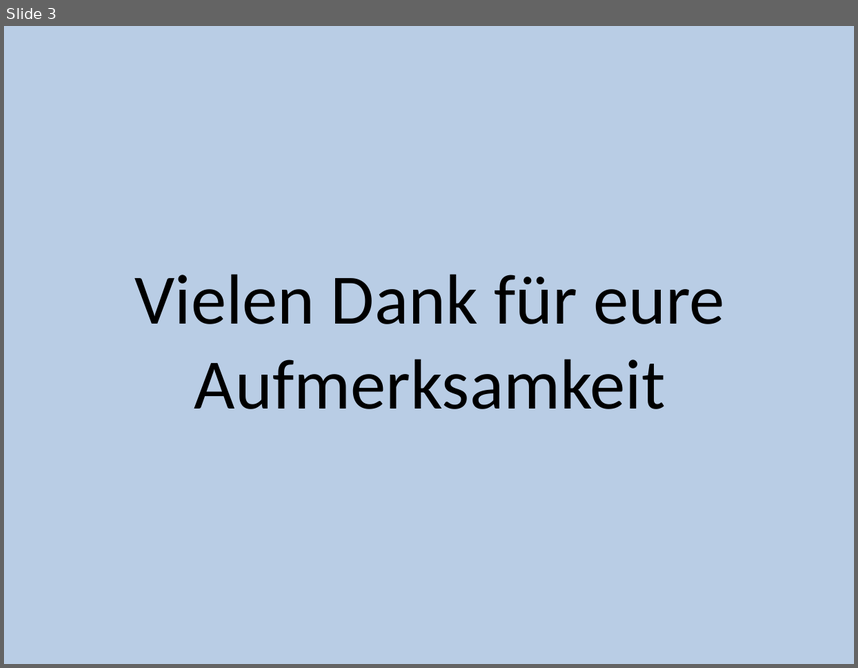
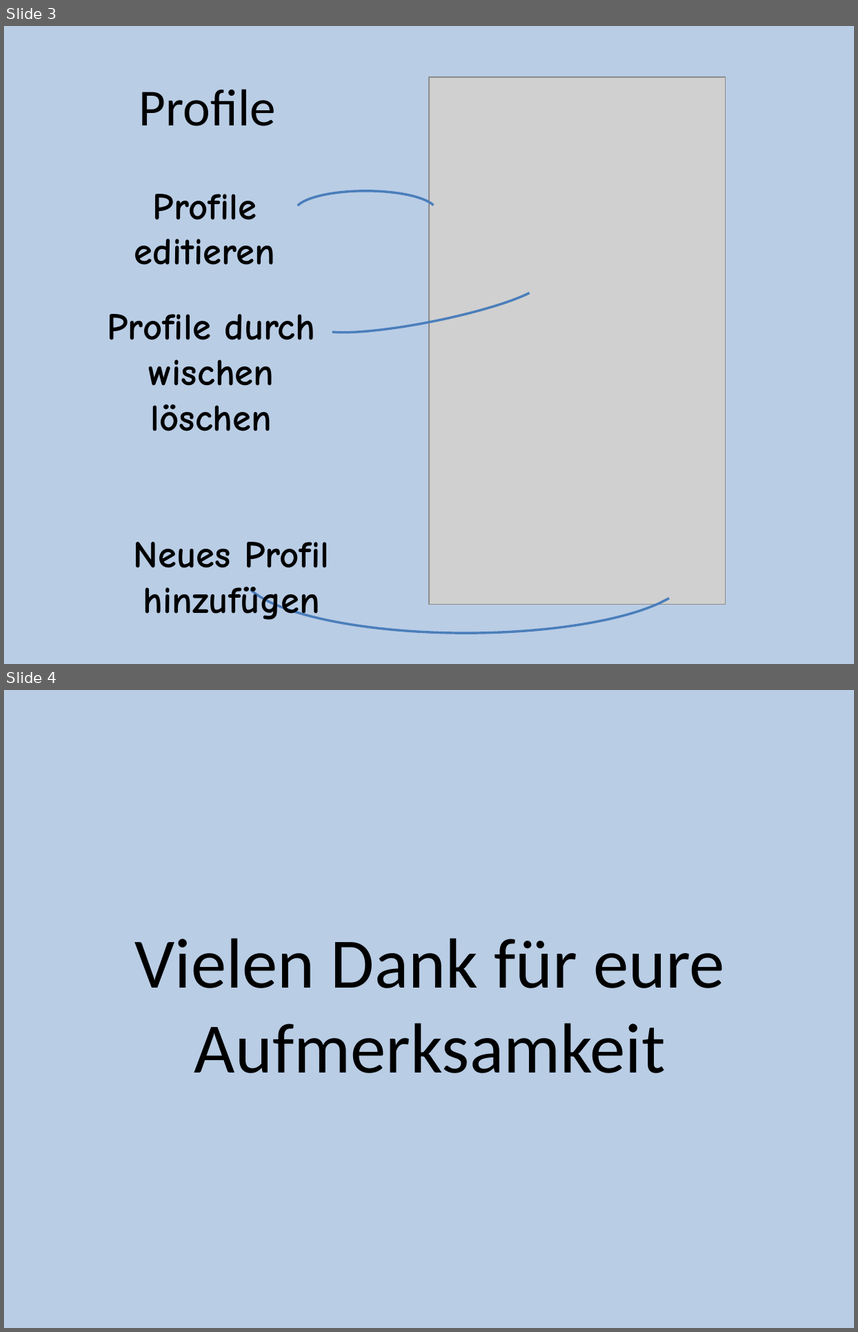
Before and after one commit to Tetr4/WeatherAlarm, a slide deck: Präsentation/Smart Alarm.pptx. Shown one above the other, each under a label of ours: slide 3 before the commit, slides 3 and 4 after it. The pictures are 858x668 and 858x1332 pixels, drawn with LibreOffice and Linux fonts; fonts in the diff are those of the drawing; grey boxes stand for pictures. Boxes give left, top, right and bottom in pixels: in the first picture for what was removed or moved away, otherwise in the second. Text is boxed around its words. In the diff, an @@ line names an element or a change of style, - is before the commit and + after.

```diff
--- a/Präsentation/Smart Alarm.pptx
+++ b/Präsentation/Smart Alarm.pptx
@@ slide 3 added at (4,26,854,664), background #B9CDE5 @@
@@ picture added at (429,77,726,604) @@
@@ title added at (139,89,276,126), 44 pt, text #000000 @@
+Profile
@@ arc (boxed as its full ellipse) added at (296,191,437,231), outline #4B7EBC 2 pt @@
@@ text added at (134,194,275,265), 32 pt, text #000000, bold @@
+Profile editieren
@@ arc (boxed as its full ellipse) added at (314,264,546,343), outline #4B7EBC 2 pt @@
@@ text added at (107,314,316,431), 32 pt, text #000000, bold @@
+Profile durch wischen löschen
@@ arc (boxed as its full ellipse) added at (242,512,691,633), outline #4B7EBC 2 pt @@
@@ text added at (134,541,329,619), 32 pt, text #000000, bold @@
+Neues Profil hinzufügen
@@ what was slide 3 is now slide 4 @@
```
Also in this commit, not shown: 2 slides changed.
